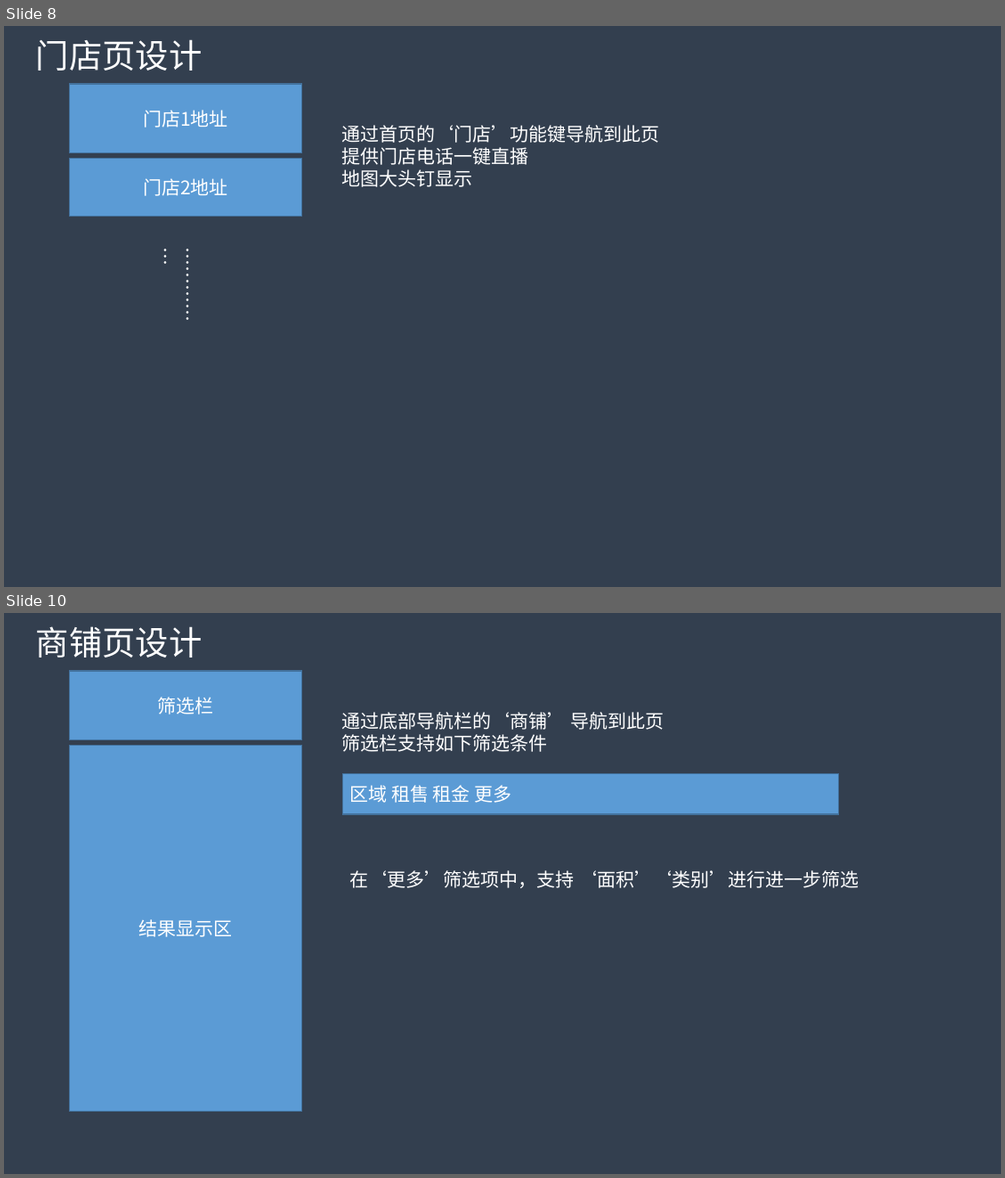
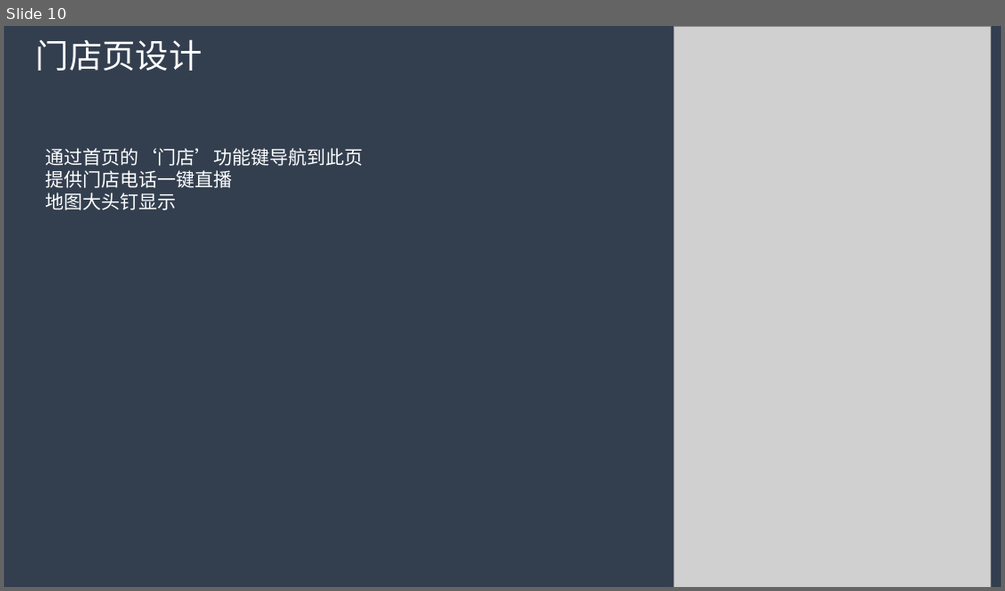
Before and after one commit to myfc-mp/myfc, a slide deck: docs/房产中介小程序方案设计.pptx. Shown one above the other, each under a label of ours: slides 8 and 10 before the commit, slide 10 after it; the slides between them are not shown. The pictures are 1005x1178 and 1005x591 pixels, drawn with LibreOffice and Linux fonts; fonts in the diff are those of the drawing; grey boxes stand for pictures. Boxes give left, top, right and bottom in pixels: in the first picture for what was removed or moved away, otherwise in the second. Text is boxed around its words. In the diff, an @@ line names an element or a change of style, - is before the commit and + after.

```diff
--- a/docs/房产中介小程序方案设计.pptx
+++ b/docs/房产中介小程序方案设计.pptx
@@ slide 10 removed at (4,613,1001,1174), background #333F50 @@
@@ text removed at (36,626,202,657) @@
-商铺页设计
@@ rectangle removed at (70,671,301,740) @@
-筛选栏
@@ text removed at (342,712,664,752) @@
-通过底部导航栏的‘商铺’ 导航到此页
-筛选栏支持如下筛选条件
@@ rectangle removed at (70,746,301,1111) @@
-结果显示区
@@ rectangle removed at (343,774,840,814) @@
-区域 租售 租金 更多
@@ text removed at (349,870,858,888) @@
-在‘更多’筛选项中，支持 ‘面积’‘类别’进行进一步筛选
@@ what was slide 8 is now slide 10 @@
@@ slide 10 changed as well @@
@@ picture added at (674,26,991,587) @@
@@ rectangle removed at (70,84,301,153) @@
-门店1地址
@@ text "通过首页的‘门店’功能键导航到此页": place and size @@
-text "通过首页的‘门店’功能键导航到此页" at (342,125,660,187)
+text "通过首页的‘门店’功能键导航到此页" at (46,148,364,210)
@@ rectangle removed at (70,159,301,216) @@
-门店2地址
@@ text removed at (173,240,203,345) @@
-……………
```
Also in this commit, not shown: 2 other slides changed, 7 slides added, 7 other slides removed.
